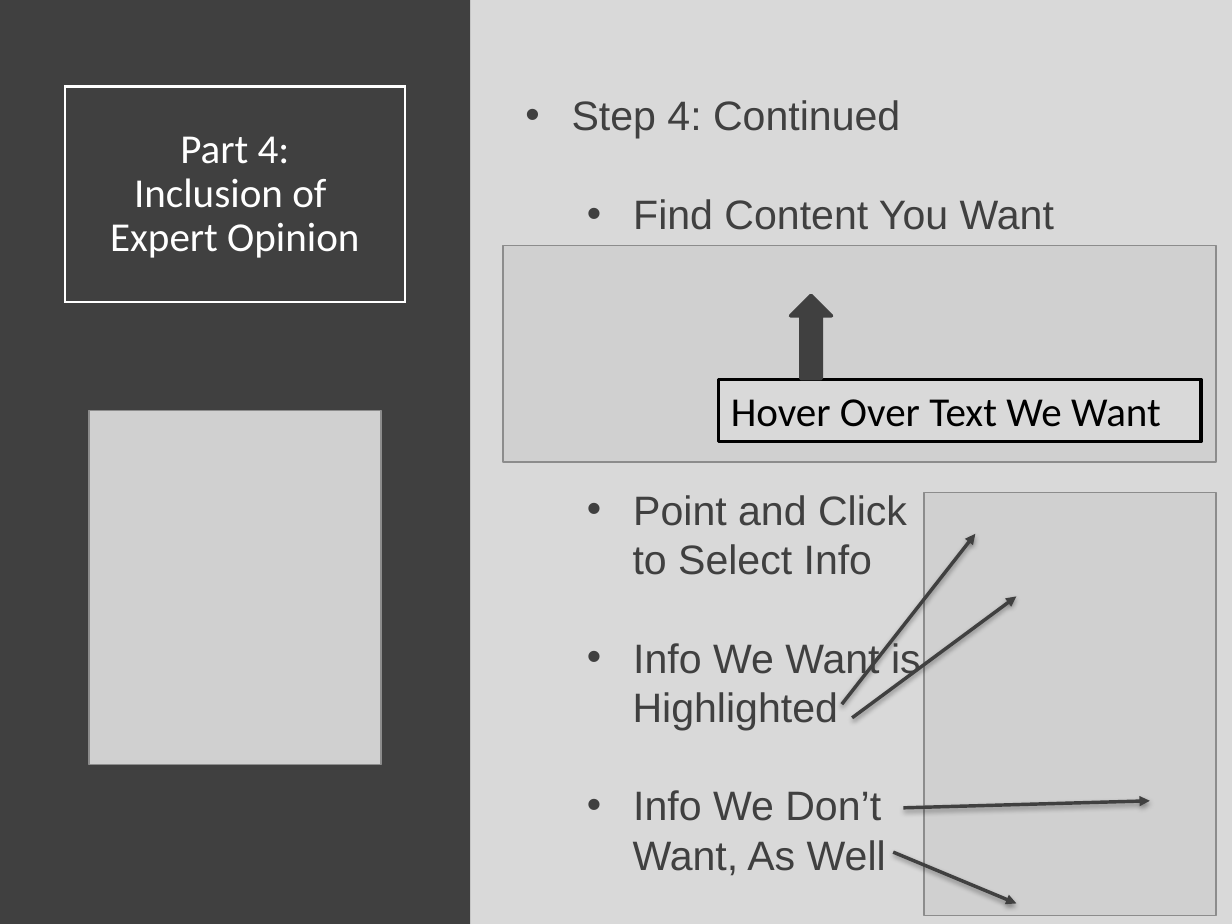
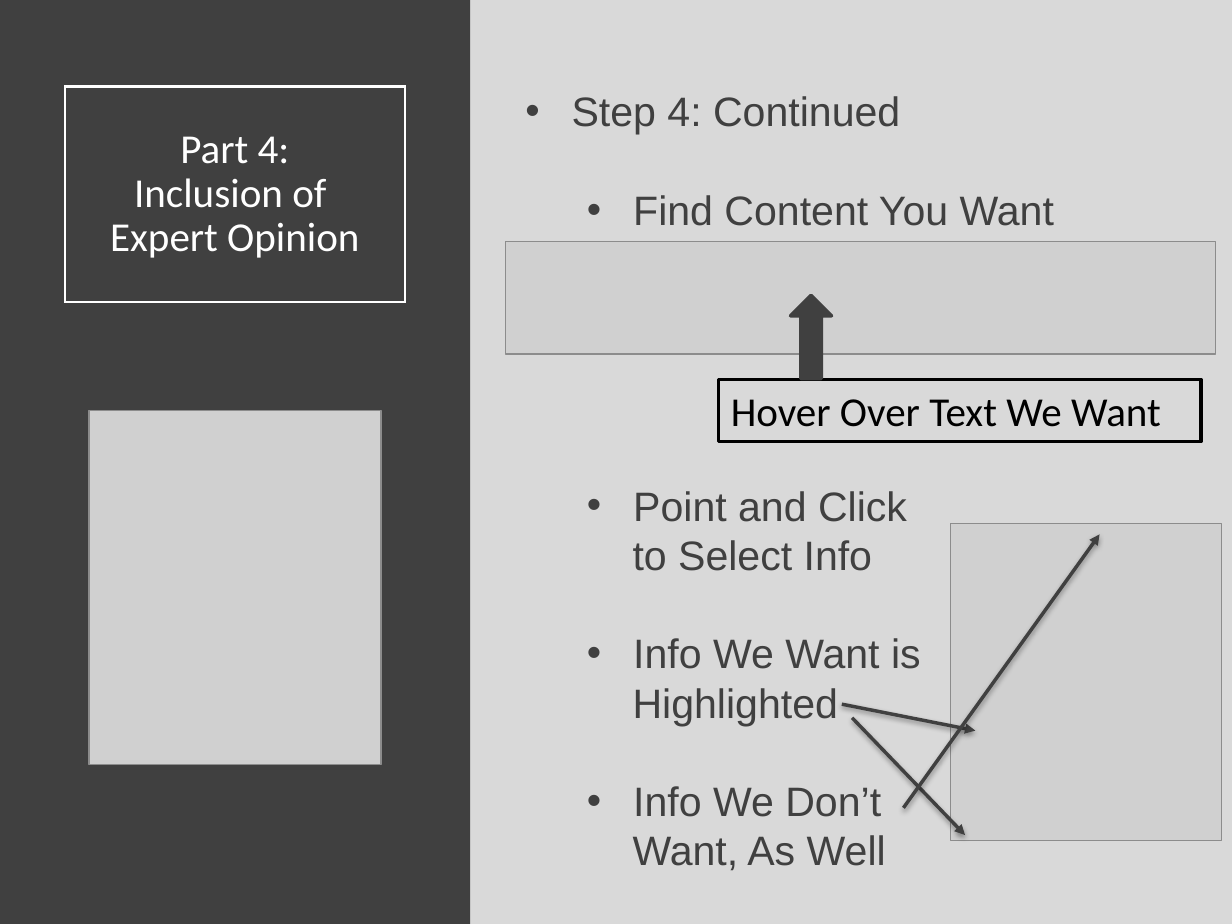
Before and after one commit to SuperMarioGiacomazzo/STOR320_WEBSITE, a slide deck: slide 20 of Lecture/Web Scraping/Web_Scraping_Lecture.pptx. Drawn at 1232x924 pixels with LibreOffice and Linux fonts; fonts in the diff are those of the drawing; grey boxes stand for pictures. Boxes give left, top, right and bottom in pixels: in the first picture for what was removed or moved away, otherwise in the second. Text is boxed around its words. In the diff, an @@ line names an element or a change of style, - is before the commit and + after.

```diff
--- a/Lecture/Web Scraping/Web_Scraping_Lecture.pptx
+++ b/Lecture/Web Scraping/Web_Scraping_Lecture.pptx
@@ text "Step 4: Continued": place and size @@
-text "Step 4: Continued" at bbox=[572, 100, 1054, 876]
+text "Step 4: Continued" at bbox=[572, 96, 1054, 871]
@@ picture removed at bbox=[503, 245, 1216, 462] @@
@@ picture added at bbox=[505, 241, 1216, 354] @@
@@ arrow moved from (903, 808) - (1149, 801) to (903, 808) - (1100, 535) @@
@@ picture: place and size @@
-picture at bbox=[924, 493, 1216, 915]
+picture at bbox=[951, 524, 1222, 840]
@@ arrow moved from (841, 705) - (976, 533) to (841, 705) - (976, 731) @@
@@ arrow moved from (853, 718) - (1016, 596) to (853, 718) - (965, 835) @@
@@ arrow removed from (893, 853) to (1016, 903) @@
```
Also in this commit, not shown: 5 other slides changed, 13 other files.
